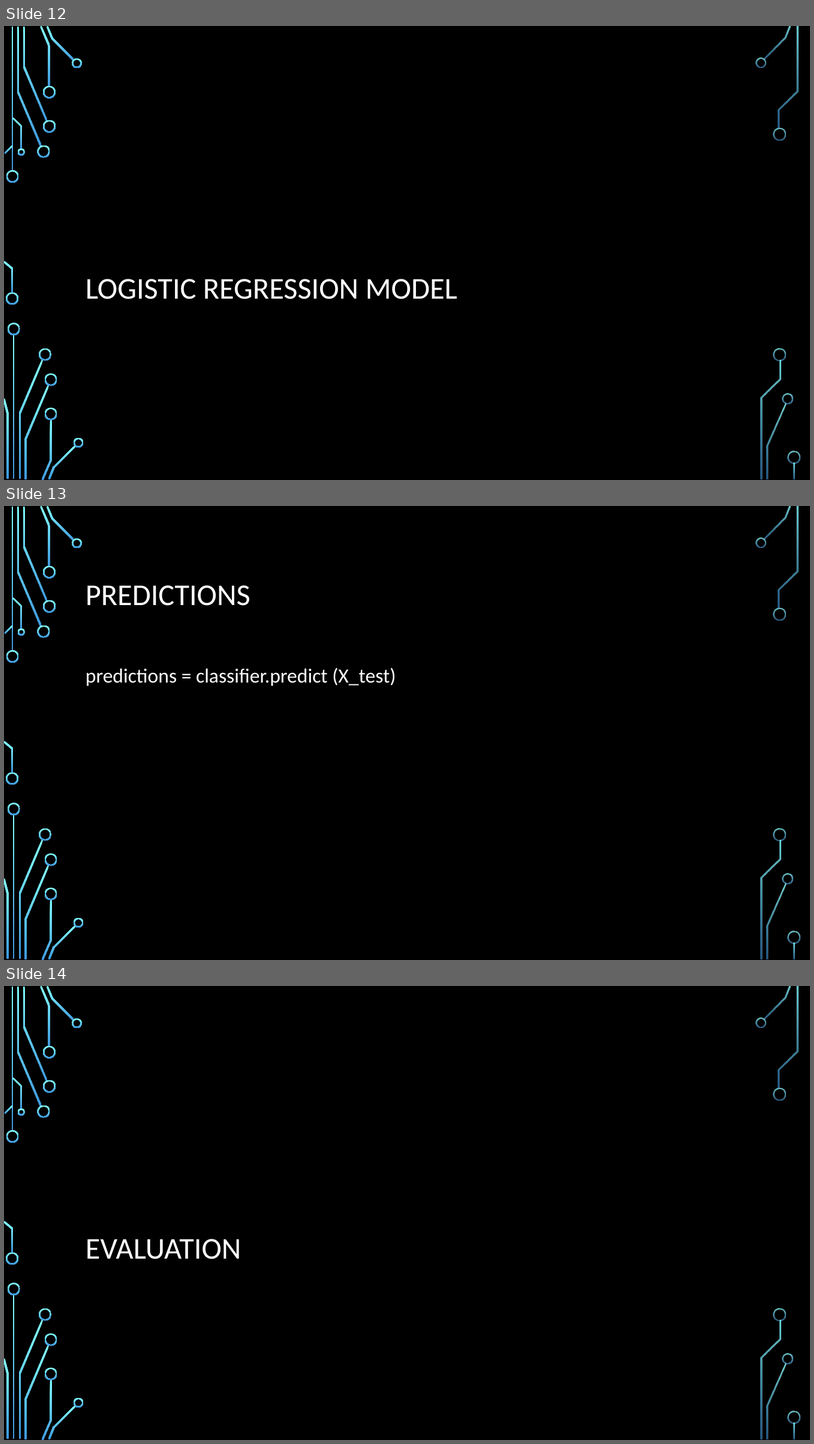
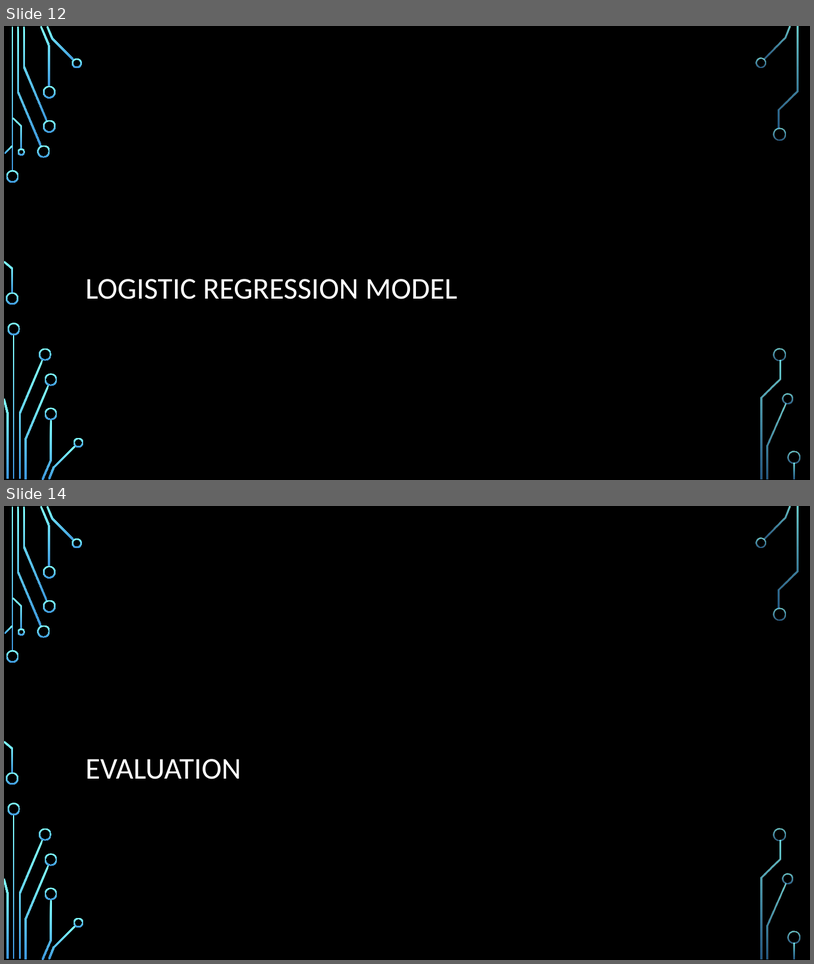
Before and after one commit to ddaniel2024/Project-4, a slide deck: Employee Attrition Prediction Presentation.pptx. Shown one above the other, each under a label of ours: slides 12, 13 and 14 before the commit, slides 12 and 14 after it; the slides between them are not shown. The pictures are 814x1444 and 814x964 pixels, drawn with LibreOffice and Linux fonts; fonts in the diff are those of the drawing; background and template pictures are left out. Boxes give left, top, right and bottom in pixels: in the first picture for what was removed or moved away, otherwise in the second. Text is boxed around its words. In the diff, an @@ line names an element or a change of style, - is before the commit and + after.

```diff
--- a/Employee Attrition Prediction Presentation.pptx
+++ b/Employee Attrition Prediction Presentation.pptx
@@ slide 13 removed at [4, 506, 810, 960], background picture (left out); not listed: 36 template elements that a slide beside it also shows @@
@@ title removed at [86, 585, 251, 606] @@
-PREDICTIONS
@@ text removed at [86, 667, 396, 686] @@
-predictions = classifier.predict (X_test)
```
Also in this commit, not shown: 3 slides added, 4 other slides removed, 1 other file.
